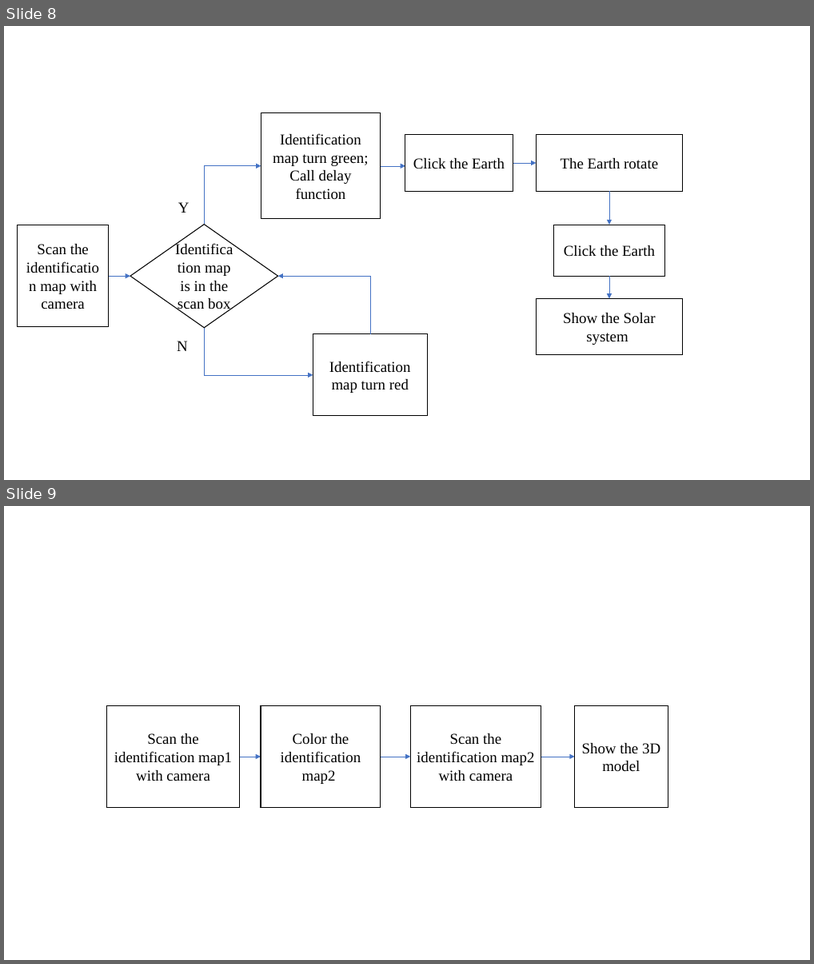
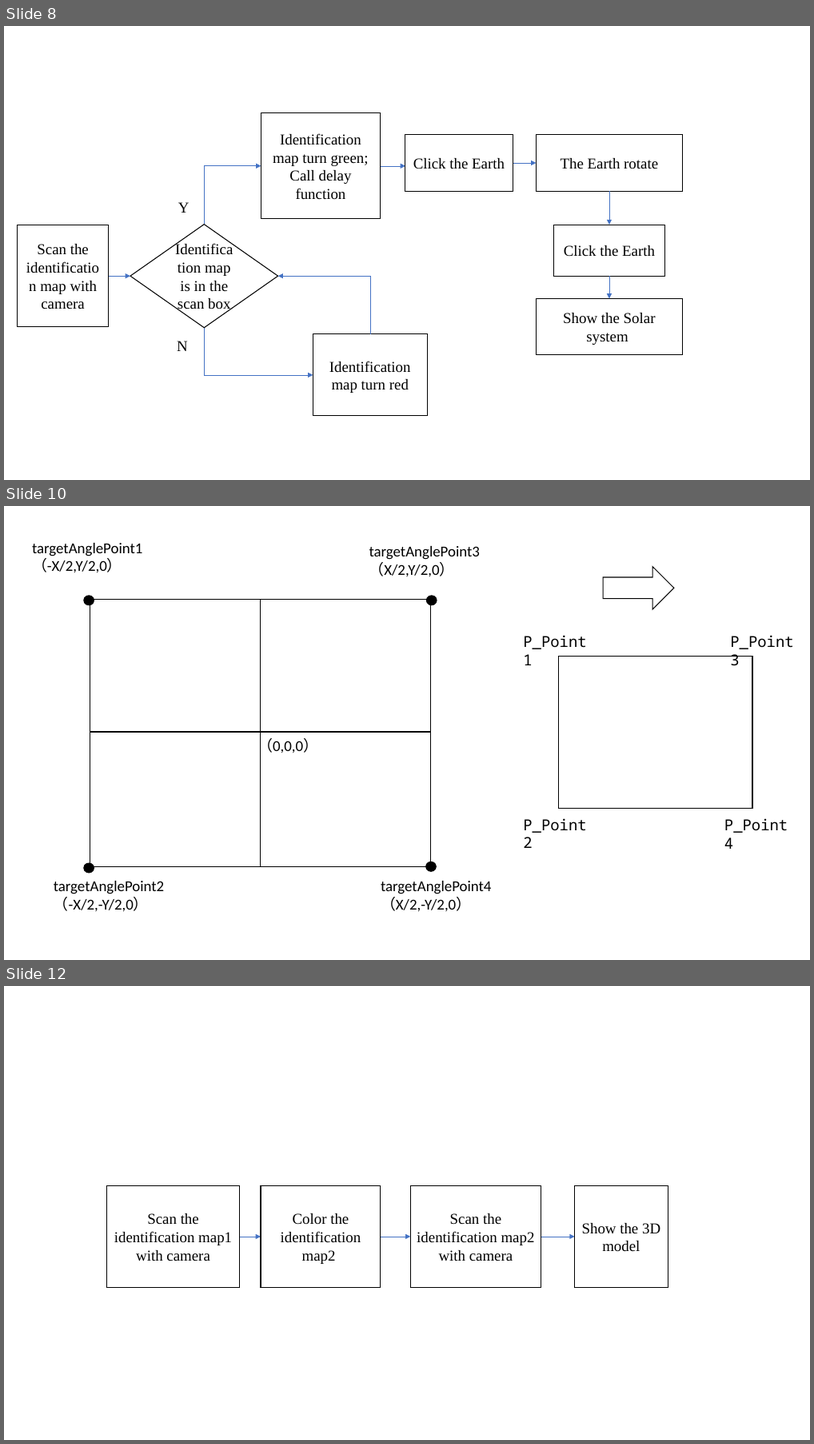
Before and after one commit to duanxiaoyun/ppaperssss, a slide deck: bi_ye_lun_wen/cao gao/temp files.pptx. Shown one above the other, each under a label of ours: slides 8 and 9 before the commit, slides 8, 10 and 12 after it; the slides between them are not shown. The pictures are 814x964 and 814x1444 pixels, drawn with LibreOffice and Linux fonts; fonts in the diff are those of the drawing. Boxes give left, top, right and bottom in pixels: in the first picture for what was removed or moved away, otherwise in the second. Text is boxed around its words. In the diff, an @@ line names an element or a change of style, - is before the commit and + after.

```diff
--- a/bi_ye_lun_wen/cao gao/temp files.pptx
+++ b/bi_ye_lun_wen/cao gao/temp files.pptx
@@ slide 10 added at (4, 506, 810, 960), background #FFFFFF @@
@@ text added at (32, 543, 142, 573), 18 pt, text #000000 @@
+targetAnglePoint1
+（-X/2,Y/2,0）
@@ text added at (370, 546, 480, 576), 18 pt, text #000000 @@
+targetAnglePoint3
+（X/2,Y/2,0）
@@ right arrow added at (603, 567, 675, 609), fill #FFFFFF, outline #000000 1 pt @@
@@ ellipse added at (84, 596, 94, 605), fill #000000, outline #000000 1 pt @@
@@ rectangle added at (90, 599, 431, 866), fill #FFFFFF, outline #000000 1 pt @@
@@ line added from (261, 867) to (261, 599), #000000 1.5 pt @@
@@ ellipse added at (427, 596, 437, 605), fill #000000, outline #000000 1 pt @@
@@ text added at (523, 635, 586, 649), 18 pt, text #000000 @@
+P_Point1
@@ text added at (730, 635, 794, 649), 18 pt, text #000000 @@
+P_Point3
@@ rectangle added at (558, 656, 753, 808), fill #FFFFFF, outline #000000 1 pt @@
@@ line added from (90, 732) to (431, 732), #000000 1.5 pt @@
@@ text added at (258, 735, 318, 755), 18 pt, text #000000 @@
+（0,0,0）
@@ text added at (523, 818, 586, 832), 18 pt, text #000000 @@
+P_Point2
@@ text added at (725, 818, 788, 832), 18 pt, text #000000 @@
+P_Point4
@@ ellipse added at (84, 863, 94, 872), fill #000000, outline #000000 1 pt @@
@@ ellipse added at (426, 862, 437, 872), fill #000000, outline #000000 1 pt @@
@@ text added at (54, 880, 164, 912), 18 pt, text #000000 @@
+targetAnglePoint2
+（-X/2,-Y/2,0）
@@ text added at (381, 880, 491, 912), 18 pt, text #000000 @@
+targetAnglePoint4
+（X/2,-Y/2,0）
@@ what was slide 9 is now slide 12 @@
```
Also in this commit, not shown: 2 other slides added, 2 other files.
